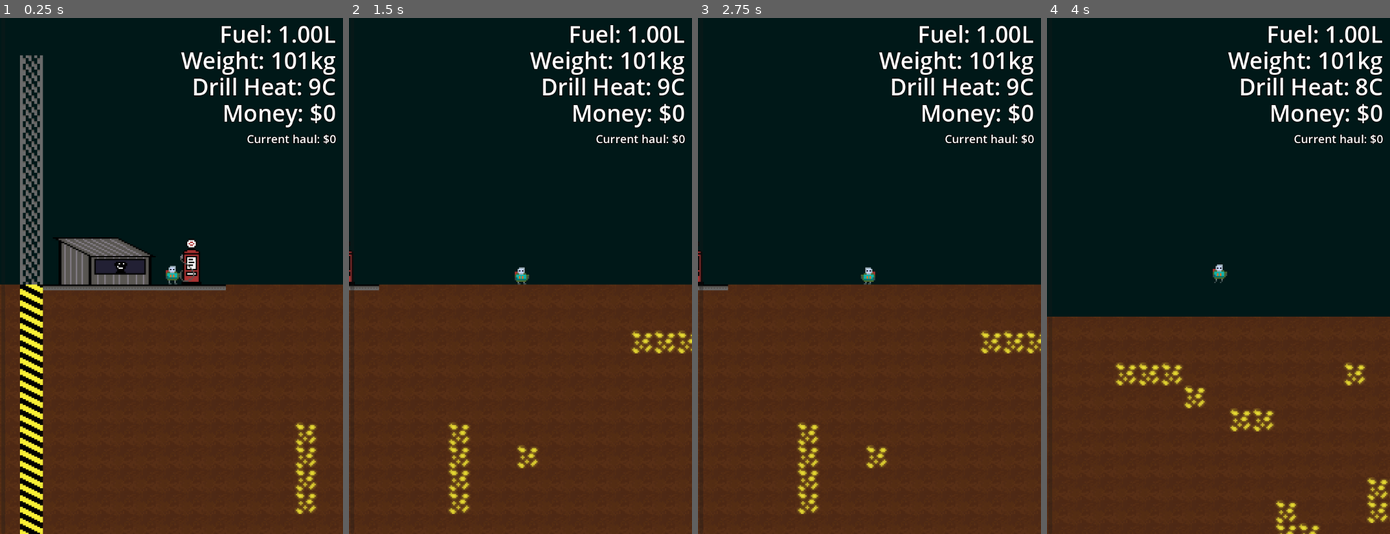
Above: before the commit, frames 1-4 (left to right).
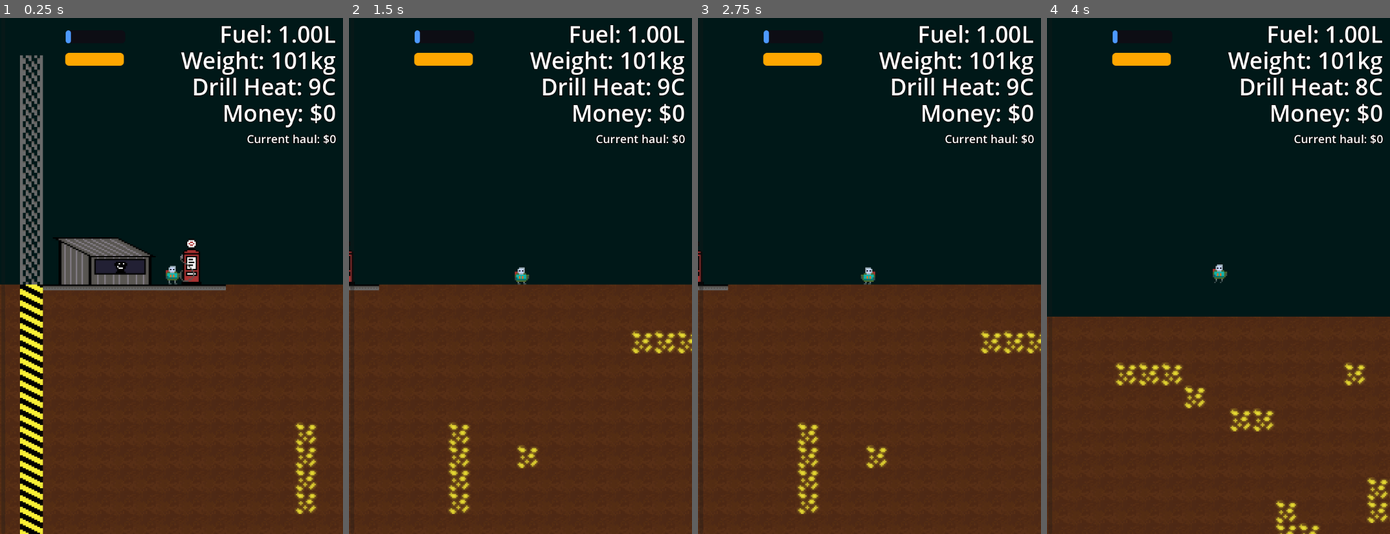
Above: after the commit, the same moments.

Repository: brikr/ludum-dare-57
Game: Godot game, scene res://scenes/main/main.tscn
Same seed, same stepped clock (60 frames per second), same inputs: the game is played once before the commit and once after it. This scene is started directly instead of the project's main scene.
Inputs (mouse positions are in pixels of both pictures, inside the frame that each line leads up to):
- Up to frame 1 (0.25 s): no input
- Up to frame 2 (1.5 s): tap Enter at 0.5 s; move the mouse to (595, 250) at 0.52 s; hold D (move_right) from 0.53 s (still down); tap F (interact) at 0.6 s; tap Space (jump) at 0.77 s; move the mouse to (451, 301) at 1.27 s; click (451, 301) at 1.35 s
- Up to frame 3 (2.75 s): tap Space (jump) at 1.52 s; move the mouse to (903, 162) at 2.02 s; release D (move_right) at 2.03 s; hold A (move_left) from 2.03 s (still down); tap F (interact) at 2.1 s
- Up to frame 4 (4 s): move the mouse to (1201, 379) at 2.77 s; release A (move_left) at 2.78 s; hold D (move_right) from 2.78 s (still down); click (1201, 379) at 2.85 s; tap Space (jump) at 3.02, 3.77 s; move the mouse to (1321, 353) at 3.52 s; tap F (interact) at 3.6 s

The runs differ from the first frame. In frame 1, 0.5% of the frame differs, in the area x 18-37%, y 2-10%; in frame 2, 0.5%; in frame 3, 0.5%; in frame 4, 0.5%.

Commit message:
Progress Bars

Diff:
--- a/scenes/hud/hud.gd
+++ b/scenes/hud/hud.gd
@@ -7,8 +7,29 @@
 const CURRENT_HAUL_VALUE_TEMPLATE := "Current haul: $%d"
 
 func _ready() -> void:
-  print("maxH", Constants.MAX_GEN_DEPTH - Constants.SURFACE_HEIGHT, " ", $DepthProgressBar.value)
   $DepthProgressBar.max_value = Constants.MAX_GEN_DEPTH - Constants.SURFACE_HEIGHT - 1 # border width
+
+  # Background style
+  var fuel_bg_style = get_base_stylebox()
+  fuel_bg_style.bg_color = Color(0.1, 0.1, 0.1)
+  $FuelProgressBar.add_theme_stylebox_override("background", fuel_bg_style)
+
+  # Fill (foreground) style
+  var fuel_fill_style = get_base_stylebox()
+  fuel_fill_style.bg_color = Color(1.0, 0.65, 0.0)
+  $FuelProgressBar.add_theme_stylebox_override("fill", fuel_fill_style)
+
+  # Background style for depth
+  var depth_bg_style = get_base_stylebox()
+  depth_bg_style.bg_color = Color(0.05, 0.05, 0.08)
+  $HeatProgressBar.add_theme_stylebox_override("background", depth_bg_style)
+
+  # Fill (foreground) style for depth
+  var depth_fill_style = get_base_stylebox()
+  depth_fill_style.bg_color = Color(0.3, 0.6, 1.0)
+  $HeatProgressBar.add_theme_stylebox_override("fill", depth_fill_style)
+
+
 
 func _process(delta):
   $Status.text = FUEL_WEIGHT_MONEY_TEMPLATE % [
@@ -24,9 +45,24 @@
   else:
     $RespawnHint.visible = false
 
+  # Progress Bars
   $DepthProgressBar.value = GameState.get_player_map_coords().y - Constants.SURFACE_HEIGHT + 1
+
+  $FuelProgressBar.max_value = GameState.player.fuel_capacity
+  $FuelProgressBar.value = GameState.player.current_fuel
+
+  $HeatProgressBar.max_value = GameState.player.heat_capacity
+  $HeatProgressBar.value = GameState.player.get_total_heat()
 
   if GameState.has_won():
     $WinNotice.visible = true
   else:
     $WinNotice.visible = false
+
+func get_base_stylebox():
+  var style = StyleBoxFlat.new()
+  style.corner_radius_top_left = 8
+  style.corner_radius_top_right = 8
+  style.corner_radius_bottom_left = 8
+  style.corner_radius_bottom_right = 8
+  return style
--- a/scenes/hud/hud.tscn
+++ b/scenes/hud/hud.tscn
@@ -58,3 +58,19 @@
 theme = ExtResource("1_48c2t")
 value = 50.0
 show_percentage = false
+
+[node name="HeatProgressBar" type="ProgressBar" parent="."]
+offset_left = 138.0
+offset_top = 26.0
+offset_right = 263.0
+offset_bottom = 53.0
+value = 50.0
+show_percentage = false
+
+[node name="FuelProgressBar" type="ProgressBar" parent="."]
+offset_left = 137.0
+offset_top = 73.0
+offset_right = 260.0
+offset_bottom = 100.0
+value = 50.0
+show_percentage = false
